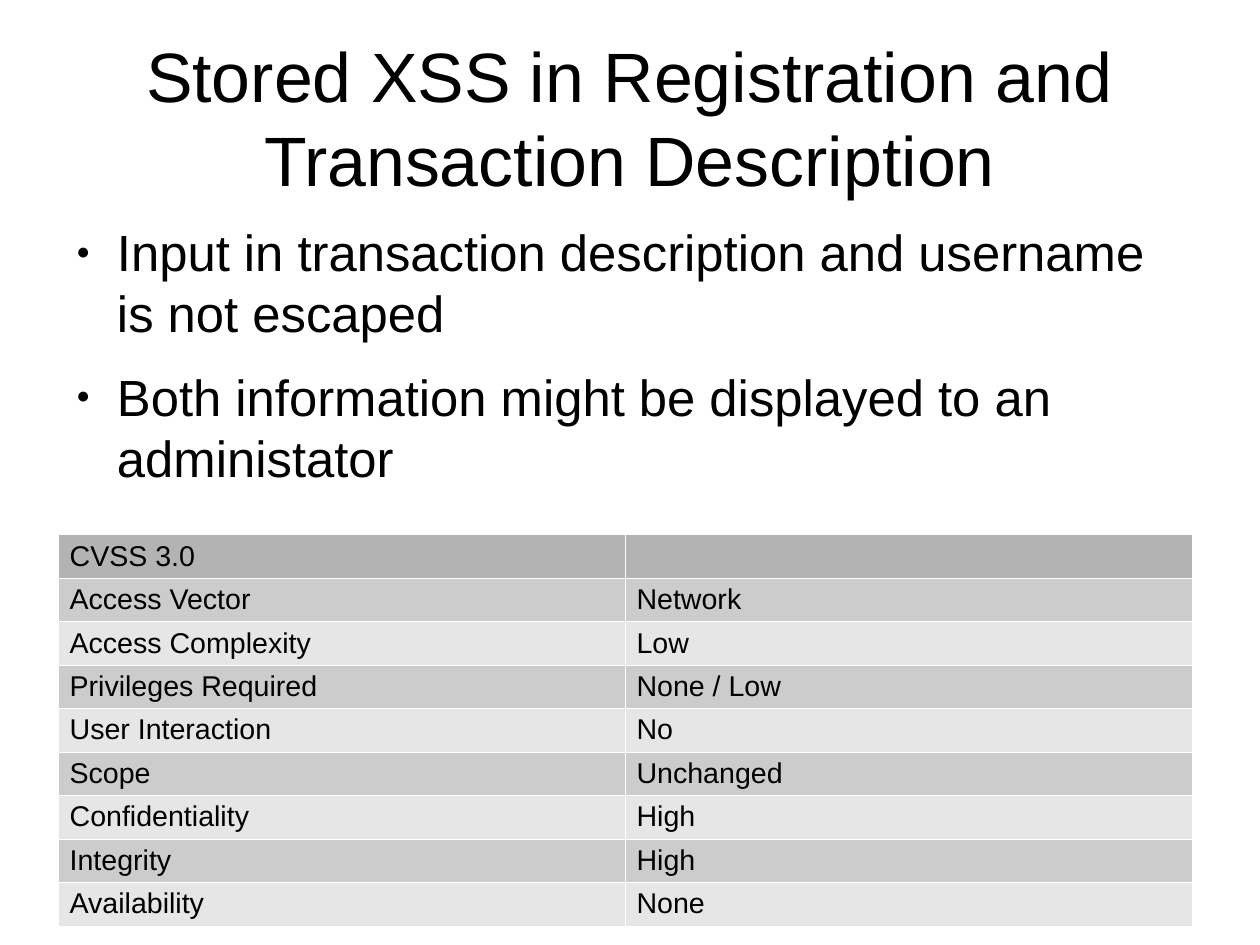
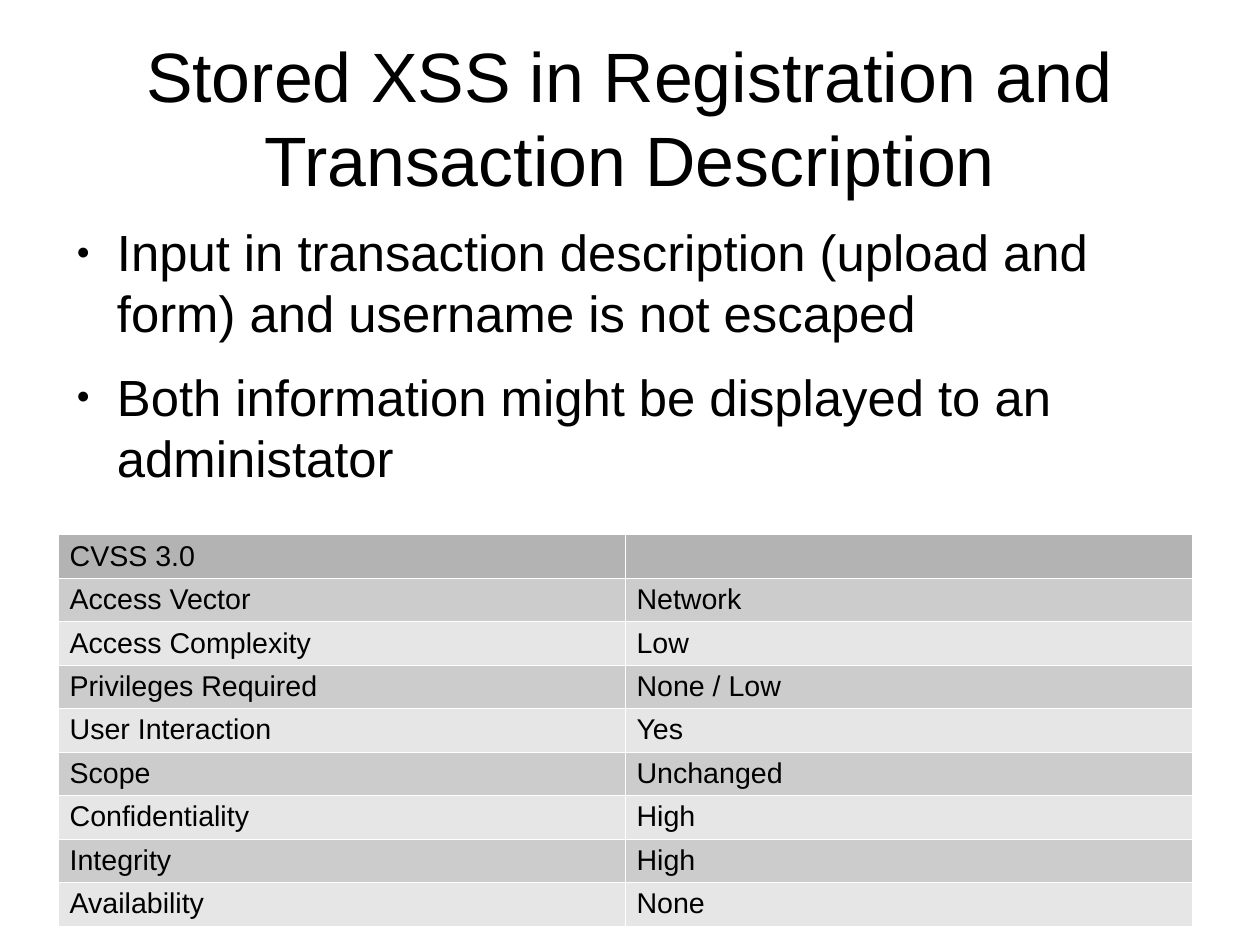
Before and after one commit to snawalgaria/SecureCoding, a slide deck: slide 3 of phase2/presentation.odp. Drawn at 1260x945 pixels with LibreOffice and Linux fonts; fonts in the diff are those of the drawing. Boxes give left, top, right and bottom in pixels: in the first picture for what was removed or moved away, otherwise in the second. Text is boxed around its words. In the diff, an @@ line names an element or a change of style, - is before the commit and + after.

Commit message:
Update presentation

```diff
--- a/phase2/presentation.odp
+++ b/phase2/presentation.odp
@@ text at <box>117,234,1088,343</box>: text changed @@
-● Input in transaction description and username is not escaped
+● Input in transaction description (upload and form) and username is not escaped
@@ table at <box>58,535,1193,928</box> @@
-row 5, column 2: No
+row 5, column 2: Yes
```
Also in this commit, not shown: 1 slide added.
